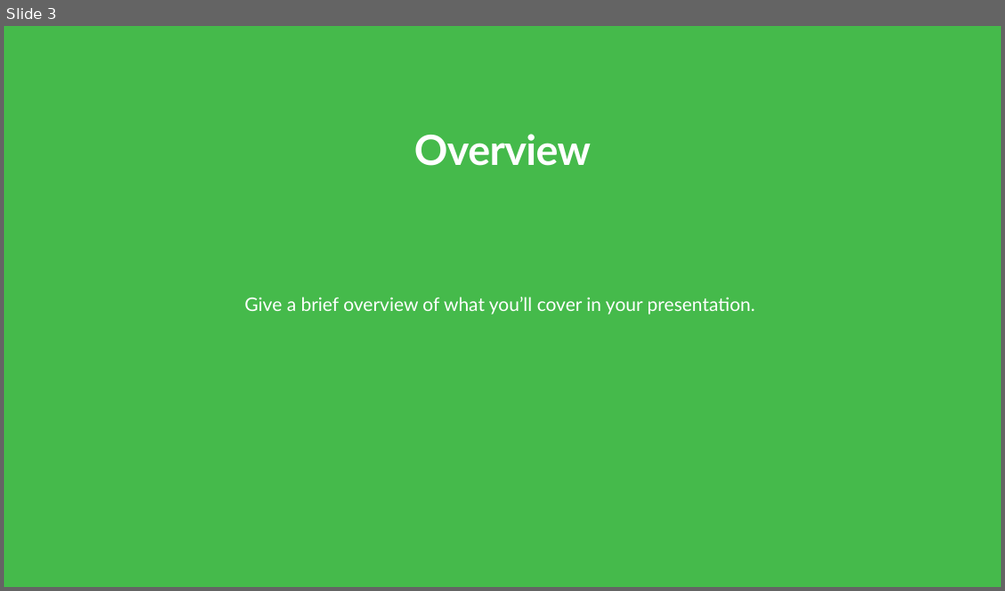
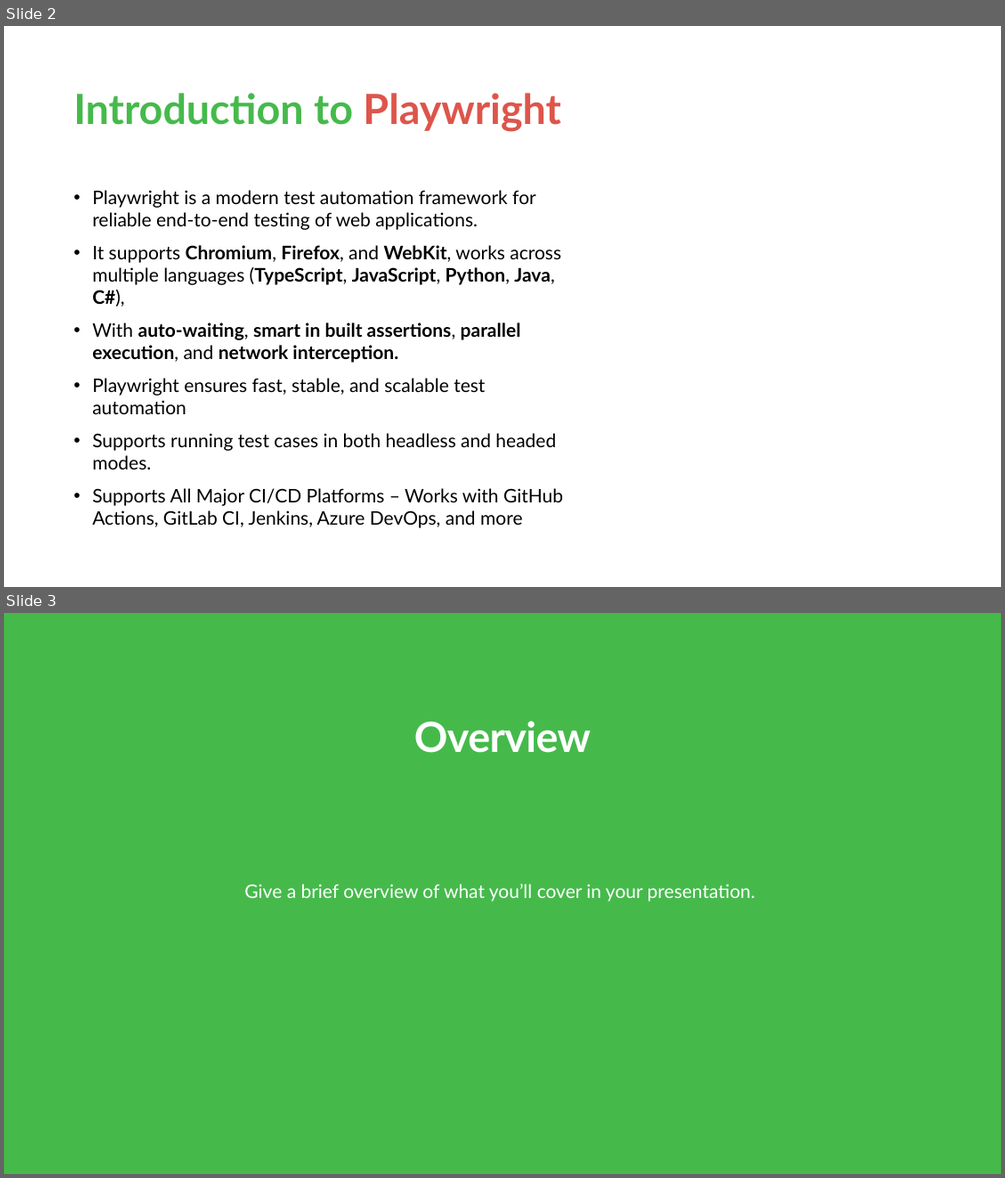
Before and after one commit to akyabhishek/Playwright-Tutorials, a slide deck: Mastering Playwright - Presentation.pptx. Shown one above the other, each under a label of ours: slide 3 before the commit, slides 2 and 3 after it. The pictures are 1005x591 and 1005x1178 pixels, drawn with LibreOffice and Linux fonts; fonts in the diff are those of the drawing; background and template pictures are left out. Boxes give left, top, right and bottom in pixels: in the first picture for what was removed or moved away, otherwise in the second. Text is boxed around its words. In the diff, an @@ line names an element or a change of style, - is before the commit and + after.

```diff
--- a/Mastering Playwright - Presentation.pptx
+++ b/Mastering Playwright - Presentation.pptx
@@ slide 2 added at [4,26,1001,587], background #FFFFFF @@
@@ title added at [73,93,561,132], 40 pt, text #45BA4B, bold @@
+Introduction to Playwright
@@ text added at [92,190,563,528], 18 pt, text #000000 @@
+  • Playwright is a modern test automation framework for reliable end-to-end testing of web applications.
+  • It supports Chromium, Firefox, and WebKit, works across multiple languages (TypeScript, JavaScript, Python, Java, C#),
+  • With auto-waiting, smart in built assertions, parallel execution, and network interception.
+  • Playwright ensures fast, stable, and scalable test automation
+  • Supports running test cases in both headless and headed modes.
+  • Supports All Major CI/CD Platforms – Works with GitHub Actions, GitLab CI, Jenkins, Azure DevOps, and more
```
Also in this commit, not shown: 1 slide changed, 1 slide removed, 1 other file.
